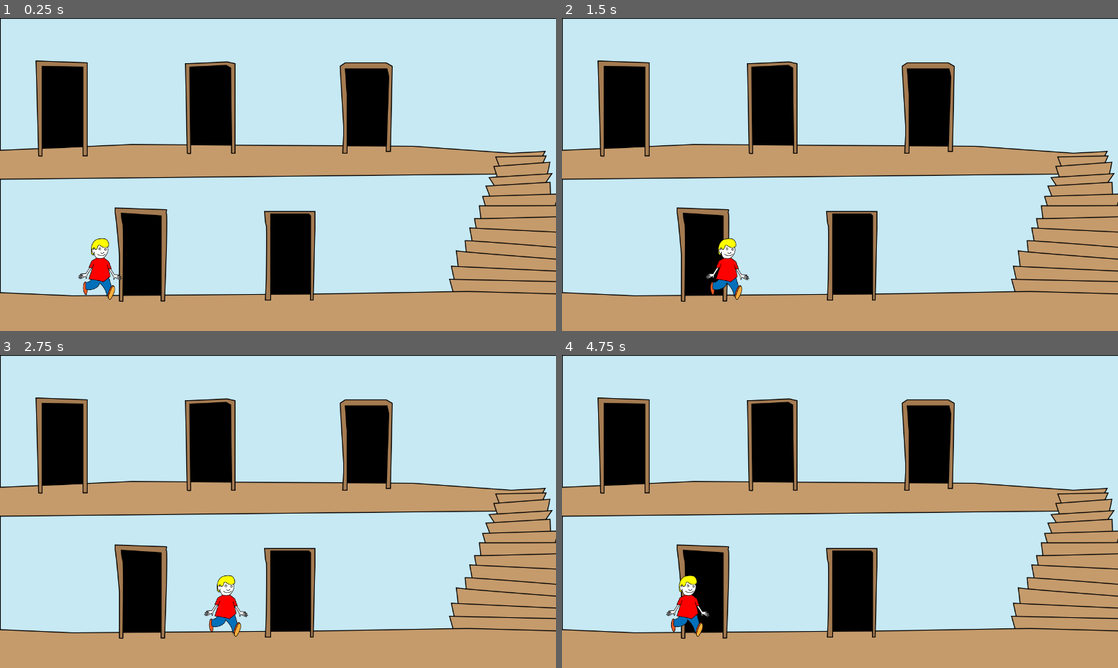
Above: before the commit, frames 1-4 (two rows, left to right).
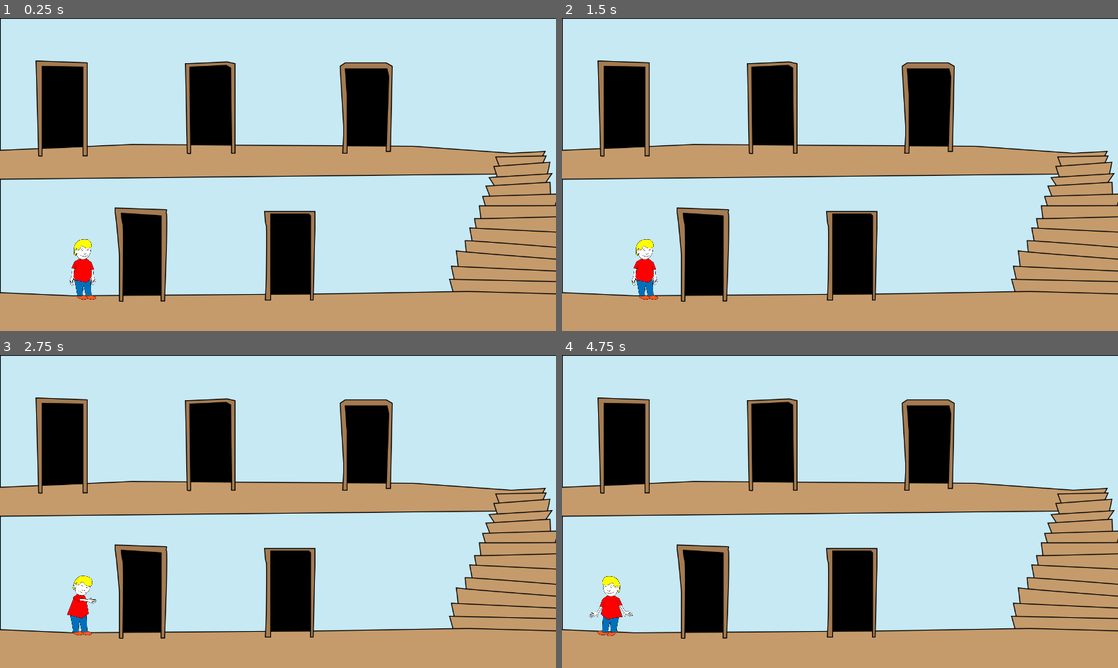
Above: after the commit, the same moments.

Repository: milehighhokie/ggj2019
Game: Godot game, scene res://Main.tscn
Same seed, same stepped clock (60 frames per second), same inputs: the game is played once before the commit and once after it.
Inputs:
- Up to frame 1 (0.25 s): no input
- Up to frame 2 (1.5 s): tap Enter at 0.5 s; hold Right (right) 0.53-1.28 s; hold Space (hug) 0.53-1.28 s; hold Down (down) from 1.28 s (still down); tap Space (hug) at 1.35 s
- Up to frame 3 (2.75 s): release Down (down) at 2.03 s; hold Right (right) from 2.03 s (still down); hold Space (hug) from 2.03 s (still down)
- Up to frame 4 (4.75 s): release Right (right) at 2.78 s; release Space (hug) at 2.78 s; hold Up (up) 2.78-3.53 s; tap Space (hug) at 2.85, 4.35 s; hold Space (hug) 3.53-4.28 s; hold Left (left) from 3.53 s (still down)

The runs differ from the first frame. In frame 1, 1.1% of the frame differs, in the area x 12-22%, y 70-90%; in frame 2, 1.3%; in frame 3, 1.2%; in frame 4, 1.3%, in the area x 4-27%, y 70-90%.

Commit message:
Add Boy Animations

Diff:
--- /dev/null
+++ b/Boy.tscn
@@ -0,0 +1,102 @@
+[gd_scene load_steps=8 format=2]
+
+[ext_resource path="res://KinematicBody2D.gd" type="Script" id=1]
+[ext_resource path="res://CollisionShape2D.gd" type="Script" id=2]
+[ext_resource path="res://Walk.tres" type="Texture" id=3]
+
+[sub_resource type="RectangleShape2D" id=1]
+
+custom_solver_bias = 0.0
+extents = Vector2( 70, 139.9 )
+
+[sub_resource type="Animation" id=2]
+
+resource_name = "Hug"
+length = 0.01
+loop = false
+step = 0.1
+tracks/0/type = "value"
+tracks/0/path = NodePath(".:texture:region")
+tracks/0/interp = 1
+tracks/0/loop_wrap = true
+tracks/0/imported = false
+tracks/0/enabled = true
+tracks/0/keys = {
+"times": PoolRealArray( 0 ),
+"transitions": PoolRealArray( 1 ),
+"update": 0,
+"values": [ Rect2( 660, 0, 220, 300 ) ]
+}
+
+[sub_resource type="Animation" id=5]
+
+resource_name = "Stand"
+length = 0.01
+loop = false
+step = 0.1
+tracks/0/type = "value"
+tracks/0/path = NodePath(".:texture:region")
+tracks/0/interp = 1
+tracks/0/loop_wrap = true
+tracks/0/imported = false
+tracks/0/enabled = true
+tracks/0/keys = {
+"times": PoolRealArray( 0 ),
+"transitions": PoolRealArray( 1 ),
+"update": 0,
+"values": [ Rect2( 440, 0, 220, 300 ) ]
+}
+
+[sub_resource type="Animation" id=4]
+
+length = 0.8
+loop = true
+step = 0.1
+tracks/0/type = "value"
+tracks/0/path = NodePath(".:texture:region")
+tracks/0/interp = 1
+tracks/0/loop_wrap = true
+tracks/0/imported = false
+tracks/0/enabled = true
+tracks/0/keys = {
+"times": PoolRealArray( 0, 0.2, 0.4, 0.6 ),
+"transitions": PoolRealArray( 1, 1, 1, 1 ),
+"update": 1,
+"values": [ Rect2( 0, 0, 220, 300 ), Rect2( 880, 0, 220, 300 ), Rect2( 220, 0, 220, 300 ), Rect2( 880, 0, 220, 300 ) ]
+}
+
+[node name="KinematicBody2D" type="KinematicBody2D" index="0"]
+
+position = Vector2( -450, 150 )
+input_pickable = false
+collision_layer = 1
+collision_mask = 1
+collision/safe_margin = 0.08
+script = ExtResource( 1 )
+_sections_unfolded = [ "Collision", "Pickable", "Transform", "collision" ]
+speed = 200
+icon = NodePath("icon")
+animation = NodePath("icon/AnimationPlayer")
+
+[node name="CollisionShape2D" type="CollisionShape2D" parent="." index="0"]
+
+shape = SubResource( 1 )
+script = ExtResource( 2 )
+
+[node name="icon" type="Sprite" parent="." index="1"]
+
+texture = ExtResource( 3 )
+_sections_unfolded = [ "Transform", "Z Index" ]
+
+[node name="AnimationPlayer" type="AnimationPlayer" parent="icon" index="0"]
+
+root_node = NodePath("..")
+autoplay = ""
+playback_process_mode = 1
+playback_default_blend_time = 0.0
+playback_speed = 1.0
+anims/Hug = SubResource( 2 )
+anims/Stand = SubResource( 5 )
+anims/Walk = SubResource( 4 )
+blend_times = [  ]
+_sections_unfolded = [ "Playback Options" ]
--- a/KinematicBody2D.gd
+++ b/KinematicBody2D.gd
@@ -5,6 +5,7 @@
 # var b = "textvar"
 
 func _ready():
+	get_node(animation).play("Stand")
 	# Called when the node is added to the scene for the first time.
 	# Initialization here
 	pass
@@ -15,12 +16,17 @@
 #	pass
 
 export (int) var speed = 200
+export (NodePath) var icon;
+export (NodePath) var animation;
 
 var velocity = Vector2()
 var _enabled = true;
+var _walking = false;
+var _hugging = false;
 
 func enable(enabled):
 	_enabled = enabled
+	get_node("CollisionShape2D").enable(enabled)
 
 func get_input():
 	velocity = Vector2()
@@ -33,6 +39,26 @@
 			velocity.y += 1
 		if Input.is_action_pressed('up'):
 			velocity.y -= 1
+		if Input.is_action_pressed('hug'):
+			velocity = Vector2()
+
+	if Input.is_action_pressed("hug") && !_hugging:
+		get_node(animation).play("Hug")
+	elif !Input.is_action_pressed("hug") && _hugging:
+		get_node(animation).play("Walk" if _walking else "Stand")
+	_hugging = Input.is_action_pressed("hug")
+
+	if !_hugging && velocity.length() > 0.0 && !_walking:
+		get_node(animation).play("Walk")
+	elif !_hugging && velocity.length() == 0.0 && _walking:
+		get_node(animation).play("Stand")
+	_walking = velocity.length() > 0.0
+
+	if velocity.x < 0.0:
+		get_node(icon).scale.x = -1
+	elif velocity.x > 0.0:
+		get_node(icon).scale.x = 1
+
 	velocity = velocity * speed
 
 func _physics_process(delta):
--- a/Main.tscn
+++ b/Main.tscn
@@ -4,7 +4,7 @@
 [ext_resource path="res://MainRoom.tscn" type="PackedScene" id=2]
 [ext_resource path="res://SubRoom.tscn" type="PackedScene" id=3]
 
-[node name="Node2D" type="Node2D" index="0"]
+[node name="Node2D" type="Node2D"]
 
 script = ExtResource( 1 )
 _sections_unfolded = [ "Visibility" ]
--- a/MainRoom.tscn
+++ b/MainRoom.tscn
@@ -1,17 +1,11 @@
-[gd_scene load_steps=10 format=2]
+[gd_scene load_steps=8 format=2]
 
 [ext_resource path="res://Main-01.png" type="Texture" id=1]
 [ext_resource path="res://MainRoom.gd" type="Script" id=2]
-[ext_resource path="res://KinematicBody2D.gd" type="Script" id=3]
-[ext_resource path="res://CollisionShape2D.gd" type="Script" id=4]
-[ext_resource path="res://Walk.tres" type="Texture" id=5]
-[ext_resource path="res://CollisionPolygon2D.gd" type="Script" id=6]
-[ext_resource path="res://Door.gd" type="Script" id=7]
-
-[sub_resource type="RectangleShape2D" id=1]
-
-custom_solver_bias = 0.0
-extents = Vector2( 35, 69.9 )
+[ext_resource path="res://Boy.tscn" type="PackedScene" id=3]
+[ext_resource path="res://CollisionPolygon2D.gd" type="Script" id=4]
+[ext_resource path="res://Door.gd" type="Script" id=5]
+[ext_resource path="res://CollisionShape2D.gd" type="Script" id=6]
 
 [sub_resource type="RectangleShape2D" id=2]
 
@@ -25,25 +19,10 @@
 script = ExtResource( 2 )
 _sections_unfolded = [ "Transform" ]
 
-[node name="KinematicBody2D" type="KinematicBody2D" parent="." index="0"]
+[node name="KinematicBody2D" parent="." index="0" instance=ExtResource( 3 )]
 
-position = Vector2( -410, 220 )
-input_pickable = false
-collision_layer = 1
-collision_mask = 1
-collision/safe_margin = 0.08
-script = ExtResource( 3 )
-_sections_unfolded = [ "Collision", "Transform" ]
-speed = 200
-
-[node name="CollisionShape2D" type="CollisionShape2D" parent="KinematicBody2D" index="0"]
-
-shape = SubResource( 1 )
-script = ExtResource( 4 )
-
-[node name="icon" type="Sprite" parent="KinematicBody2D" index="1"]
-
-texture = ExtResource( 5 )
+position = Vector2( -450, 220 )
+scale = Vector2( 0.5, 0.5 )
 
 [node name="StaticBody2D" type="StaticBody2D" parent="." index="1"]
 
@@ -150,30 +129,28 @@
 angular_damp = 1.0
 audio_bus_override = false
 audio_bus_name = "Master"
-script = ExtResource( 7 )
+script = ExtResource( 5 )
 _sections_unfolded = [ "Collision" ]
 
 [node name="CollisionShape2D" type="CollisionShape2D" parent="Area2D5" index="0"]
 
 shape = SubResource( 2 )
 one_way_collision = true
-script = ExtResource( 4 )
+script = ExtResource( 6 )
+
+[connection signal="on_enable" from="." to="KinematicBody2D" method="enable"]
 
 [connection signal="on_enable" from="." to="Area2D4/CollisionShape2D" method="enable"]
 
-[connection signal="on_enable" from="." to="Area2D3/CollisionShape2D" method="enable"]
-
-[connection signal="on_enable" from="." to="Area2D2/CollisionShape2D" method="enable"]
+[connection signal="on_enable" from="." to="Area2D5/CollisionShape2D" method="enable"]
 
 [connection signal="on_enable" from="." to="StaticBody2D/CollisionPolygon2D" method="enable"]
 
+[connection signal="on_enable" from="." to="Area2D3/CollisionShape2D" method="enable"]
+
 [connection signal="on_enable" from="." to="Area2D1/CollisionShape2D" method="enable"]
 
-[connection signal="on_enable" from="." to="KinematicBody2D" method="enable"]
-
-[connection signal="on_enable" from="." to="KinematicBody2D/CollisionShape2D" method="enable"]
-
-[connection signal="on_enable" from="." to="Area2D5/CollisionShape2D" method="enable"]
+[connection signal="on_enable" from="." to="Area2D2/CollisionShape2D" method="enable"]
 
 [connection signal="body_entered" from="Area2D1" to="Area2D1" method="_on_Area2D_body_entered"]
 
--- a/SubRoom.tscn
+++ b/SubRoom.tscn
@@ -1,23 +1,17 @@
-[gd_scene load_steps=11 format=2]
+[gd_scene load_steps=9 format=2]
 
 [ext_resource path="res://Stage2_StageTwo.png" type="Texture" id=1]
 [ext_resource path="res://SubRoom.gd" type="Script" id=2]
 [ext_resource path="res://Bear-03.png" type="Texture" id=3]
 [ext_resource path="res://Bear.gd" type="Script" id=4]
 [ext_resource path="res://CollisionShape2D.gd" type="Script" id=5]
-[ext_resource path="res://KinematicBody2D.gd" type="Script" id=6]
-[ext_resource path="res://Walk.tres" type="Texture" id=7]
-[ext_resource path="res://CollisionPolygon2D.gd" type="Script" id=8]
+[ext_resource path="res://Boy.tscn" type="PackedScene" id=6]
+[ext_resource path="res://CollisionPolygon2D.gd" type="Script" id=7]
 
 [sub_resource type="RectangleShape2D" id=1]
 
 custom_solver_bias = 0.0
 extents = Vector2( 30, 30 )
-
-[sub_resource type="RectangleShape2D" id=2]
-
-custom_solver_bias = 0.0
-extents = Vector2( 70, 139.9 )
 
 [node name="SubTemplate" type="Sprite"]
 
@@ -86,28 +80,7 @@
 invert_border = 100.0
 _sections_unfolded = [ "Transform" ]
 
-[node name="KinematicBody2D" type="KinematicBody2D" parent="." index="1"]
-
-position = Vector2( -450, 150 )
-input_pickable = false
-collision_layer = 1
-collision_mask = 1
-collision/safe_margin = 0.08
-script = ExtResource( 6 )
-_sections_unfolded = [ "Collision", "Pickable", "Transform", "collision" ]
-speed = 200
-
-[node name="CollisionShape2D" type="CollisionShape2D" parent="KinematicBody2D" index="0"]
-
-shape = SubResource( 2 )
-script = ExtResource( 5 )
-
-[node name="icon" type="Sprite" parent="KinematicBody2D" index="1"]
-
-position = Vector2( 5.97574, 6.93561 )
-scale = Vector2( 1.88639, 1.88639 )
-texture = ExtResource( 7 )
-_sections_unfolded = [ "Transform", "Z Index" ]
+[node name="KinematicBody2D" parent="." index="1" instance=ExtResource( 6 )]
 
 [node name="StaticBody2D" type="StaticBody2D" parent="." index="2"]
 
@@ -125,15 +98,13 @@
 position = Vector2( -640, -360 )
 build_mode = 0
 polygon = PoolVector2Array( 0, 650, -100, 650, -100, -100, 1380, -100, 1380, 820, -100, 800, -100, 650, 1280, 650, 1280, 370, 0, 370 )
-script = ExtResource( 8 )
+script = ExtResource( 7 )
 _sections_unfolded = [ "Transform" ]
 
 [connection signal="on_enable" from="." to="Bear-03/Area2D/CollisionShape2D" method="enable"]
 
 [connection signal="on_enable" from="." to="KinematicBody2D" method="enable"]
 
-[connection signal="on_enable" from="." to="KinematicBody2D/CollisionShape2D" method="enable"]
-
 [connection signal="on_enable" from="." to="StaticBody2D/CollisionPolygon2D" method="enable"]
 
 [connection signal="body_entered" from="Bear-03/Area2D" to="Bear-03/Area2D" method="_on_Area2D_body_entered"]
--- a/Walk.tres
+++ b/Walk.tres
@@ -1,11 +1,11 @@
 [gd_resource type="AtlasTexture" load_steps=2 format=2]
 
-[ext_resource path="res://Walk.png" type="Texture" id=1]
+[ext_resource path="res://Art Assets_Boy.png" type="Texture" id=1]
 
 [resource]
 
 flags = 4
 atlas = ExtResource( 1 )
-region = Rect2( 0, 0, 105, 149 )
+region = Rect2( 660, 0, 220, 300 )
 margin = Rect2( 0, 0, 0, 0 )
 filter_clip = false
Not shown, added: GameJam.jpg.import
Not shown, changed: GameJamLogo.png.import
Not shown: 5 places in MainRoom.tscn that only renumber resources
